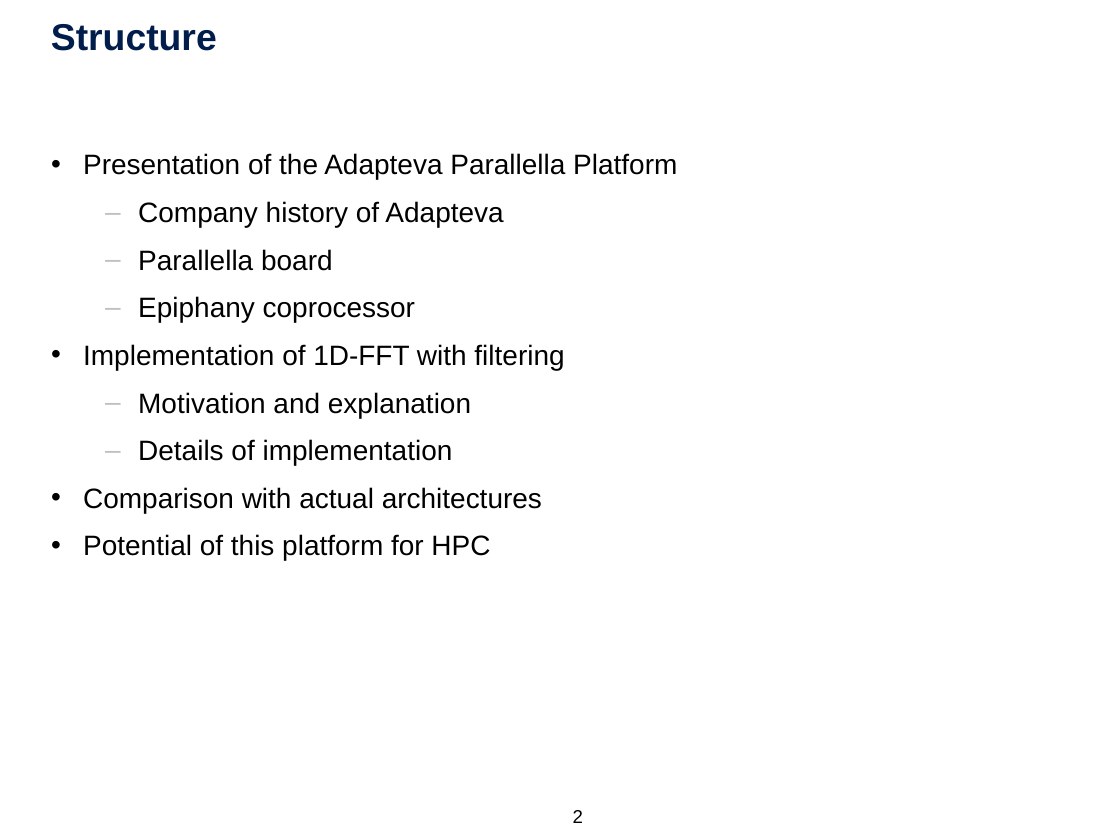
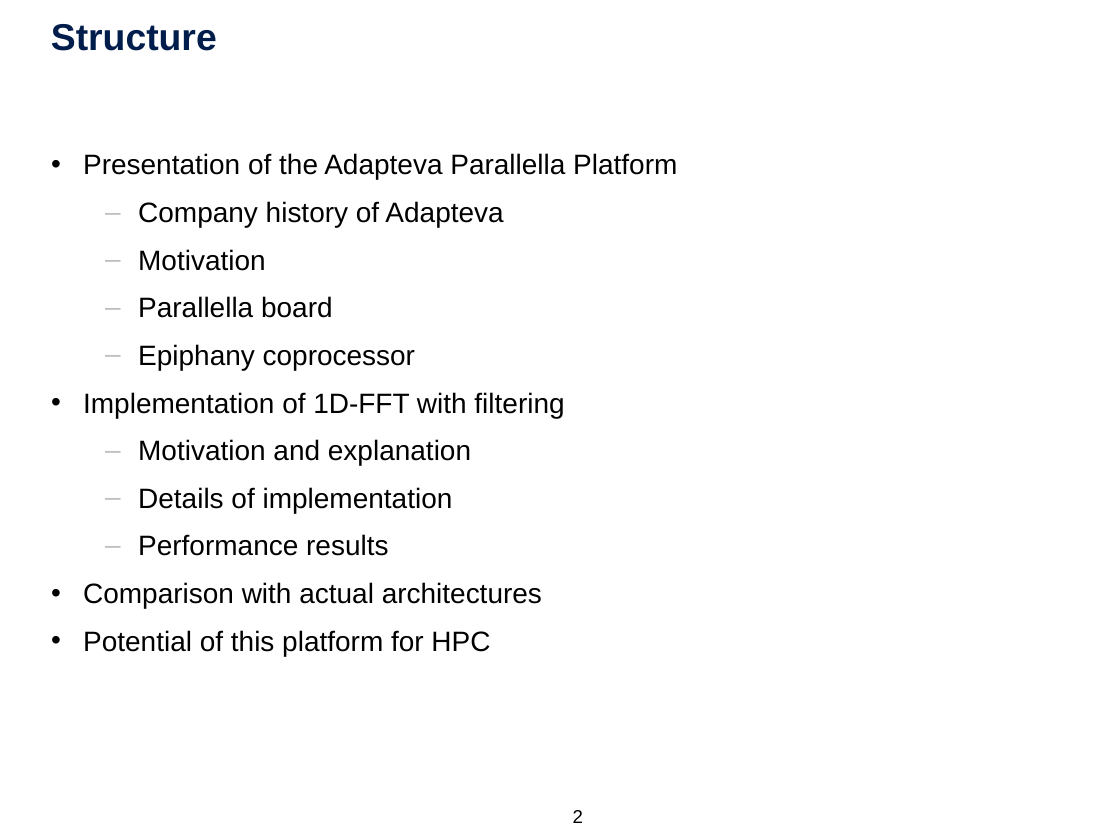
Before and after one commit to tobiashuste/parallella-hauptseminar, a slide deck: slide 2 of presentation/praesentation.pptx. Drawn at 1120x840 pixels with LibreOffice and Linux fonts; fonts in the diff are those of the drawing; background and template pictures are left out. Boxes give left, top, right and bottom in pixels: in the first picture for what was removed or moved away, otherwise in the second. Text is boxed around its words. In the diff, an @@ line names an element or a change of style, - is before the commit and + after.

```diff
--- a/presentation/praesentation.pptx
+++ b/presentation/praesentation.pptx
@@ text at (138, 249, 265, 271): paragraph added @@
+    – Motivation
@@ text at (138, 534, 388, 556): paragraph added @@
+    – Performance results
```
Also in this commit, not shown: 2 other slides changed, 4 slides added, 8 other files.
